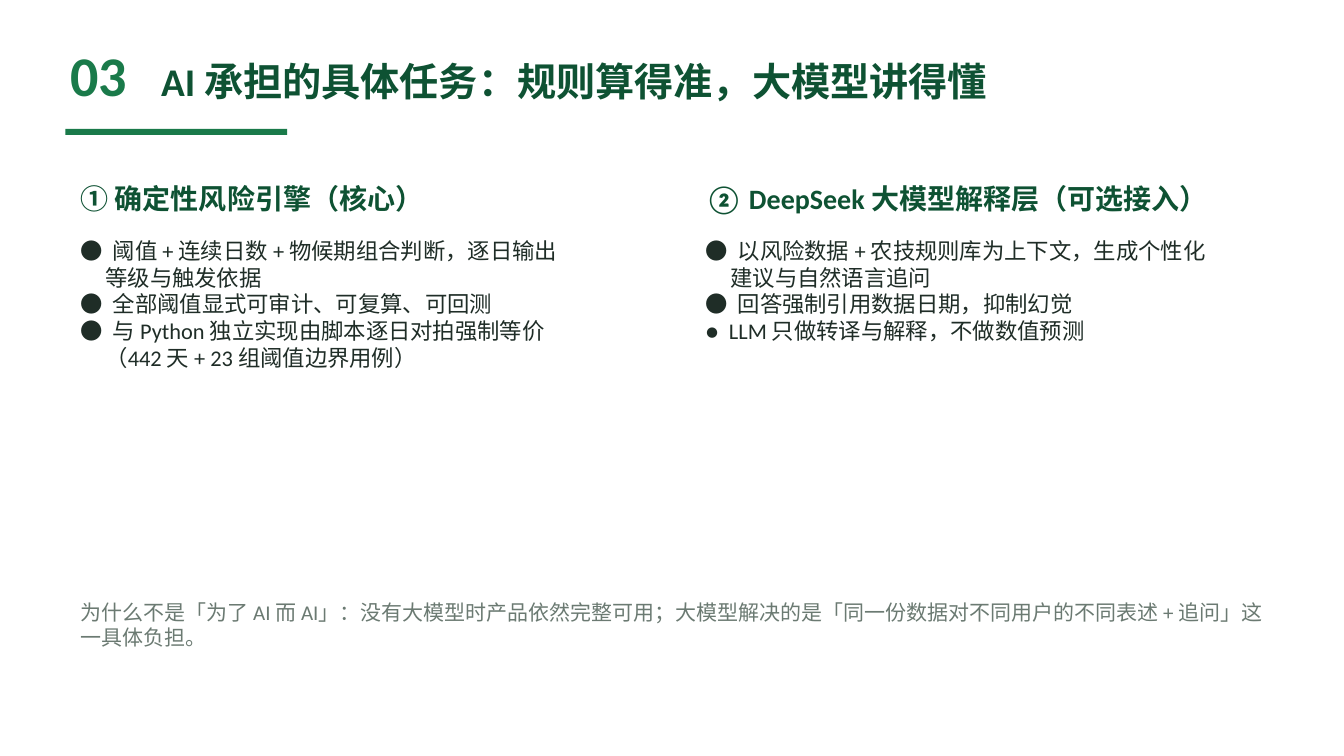
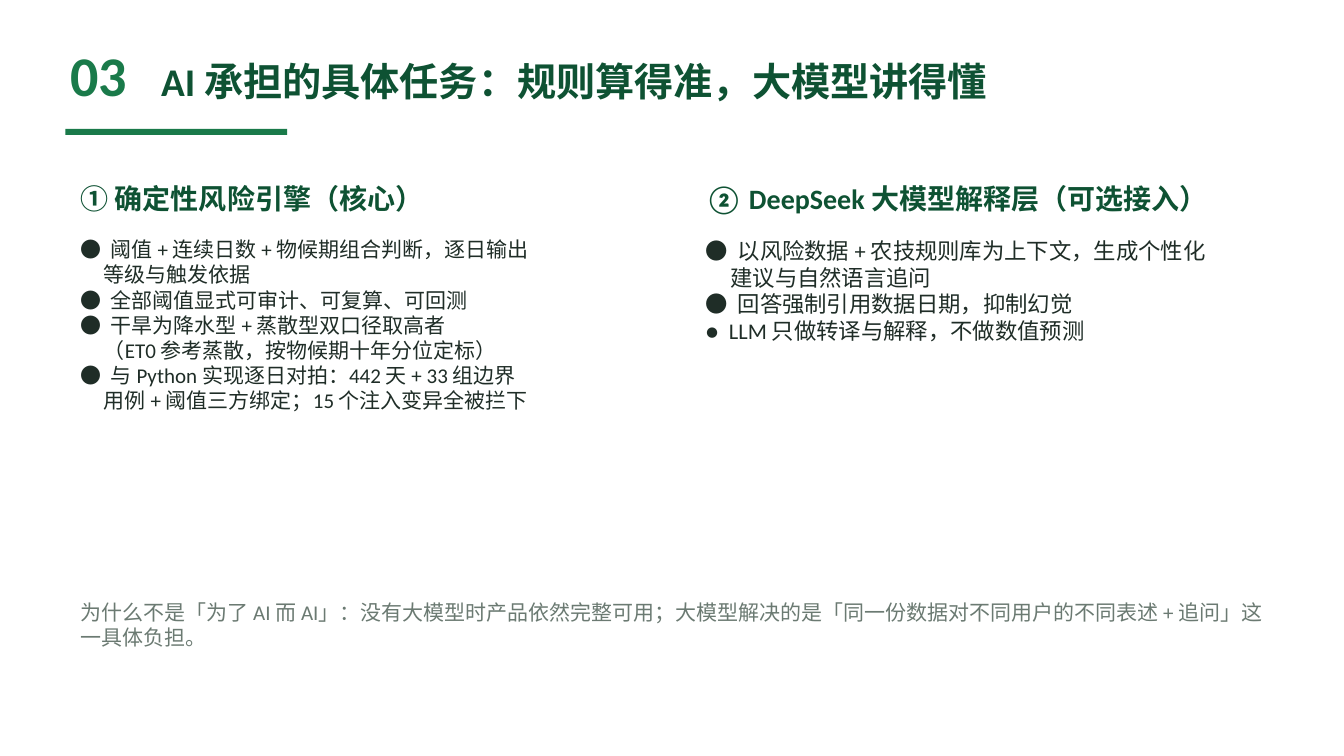
Before and after one commit to Pawnnwap/danju-zhihan, a slide deck: slide 4 of 丹橘知旱-参赛PPT.pptx. Drawn at 1344x756 pixels with LibreOffice and Linux fonts; fonts in the diff are those of the drawing. Boxes give left, top, right and bottom in pixels: in the first picture for what was removed or moved away, otherwise in the second. Text is boxed around its words. In the diff, an @@ line names an element or a change of style, - is before the commit and + after.

Commit message:
R4 对抗迭代：回测喂数修正、双口径干旱上线、闸门自证与材料一致性机制
- A-Q1 实锤并修正：回测从 --start 直接切片使窗口前 29 天被人为致盲，改为带 35 天 warm-up
  的正确喂数后 2022 干旱为『重』8／『中』54、首个提示 06-01（旧值 20/15/06-30 为伪影，已作废）
- 干旱上线双口径：降水型 ∪ 蒸散型（def30 按物候期十年 p75/p90/p99）取高者；
  留出检验显示开花期分位失准（留出段重级占比 19.4%）→ 该档蒸散口径封顶『中』，2027 花期对表前不解
- 承认并更正上轮稻草人：否定 ET0 的理由只对全局单一阈值成立；补可达性分解（膨大期降水型
  重级结构不可达）与主导变量分析（def30 差异由降水驱动），不再把分位恒等式当农学证据
- 缺测语义统一（A-Q4/Q5）：archive/forecast 同规则剔除、窗口含缺测不判级、ET0 缺失蒸散口径退出，
  定标与运行时同源；新增 null 与 ET0 缺测对拍用例
- 闸门加固：对拍窗口/天数/用例数改为断言（不得跳过窗口仍宣布通过）；变异未执行计为失败；
  阈值常量 JS==PY==现算分位三方绑定；边界用例 23→33 组；变异 15/15 全拦
- 建议库 fail-closed 落到产品：外部性动作默认只进待确认清单，本机登记确认后才升格；
  烟测按关键词做语义断言（拆标记即失败）；ruleAnswer 低温取错库修正；无等级三态区分表述
- 新增 docs_consistency.py：五份材料关键数字与口径对齐现算值 + 禁止被否决措辞回潮
- docs/03 同步评委 B/C：现金上限与砍序、对公付款默认、指标改分子分母与判失败条款、
  退场横幅代码开关与退出触发清单、反事实提示对照、手捏墒情记录项、协议定性为试点内部安排

```diff
--- a/丹橘知旱-参赛PPT.pptx
+++ b/丹橘知旱-参赛PPT.pptx
@@ text at <box>104,239,529,310</box>: size 16 to 15 pt in "● 阈值 + 连续日数 + 物候期组合判断，逐日输出", "等级与触发依据", "● 全部阈值显式可审计、可复算、可回测" @@
@@ text at <box>104,315,528,411</box>: text changed; size 16 to 15 pt @@
-● 与 Python 独立实现由脚本逐日对拍强制等价
-（442 天 + 23 组阈值边界用例）
+● 干旱为降水型 + 蒸散型双口径取高者
+（ET0 参考蒸散，按物候期十年分位定标）
+● 与 Python 实现逐日对拍：442 天 + 33 组边界
+用例 + 阈值三方绑定；15 个注入变异全被拦下
```
Also in this commit, not shown: 1 other slide changed, 15 other files.
